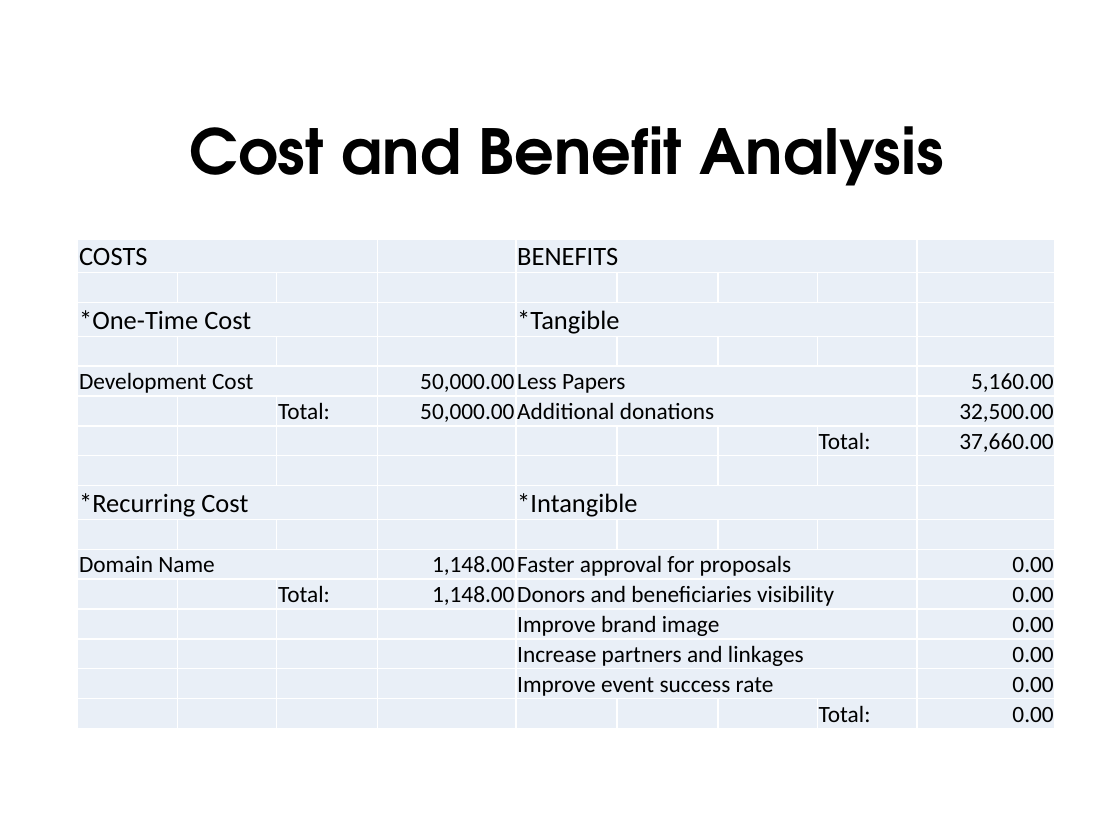
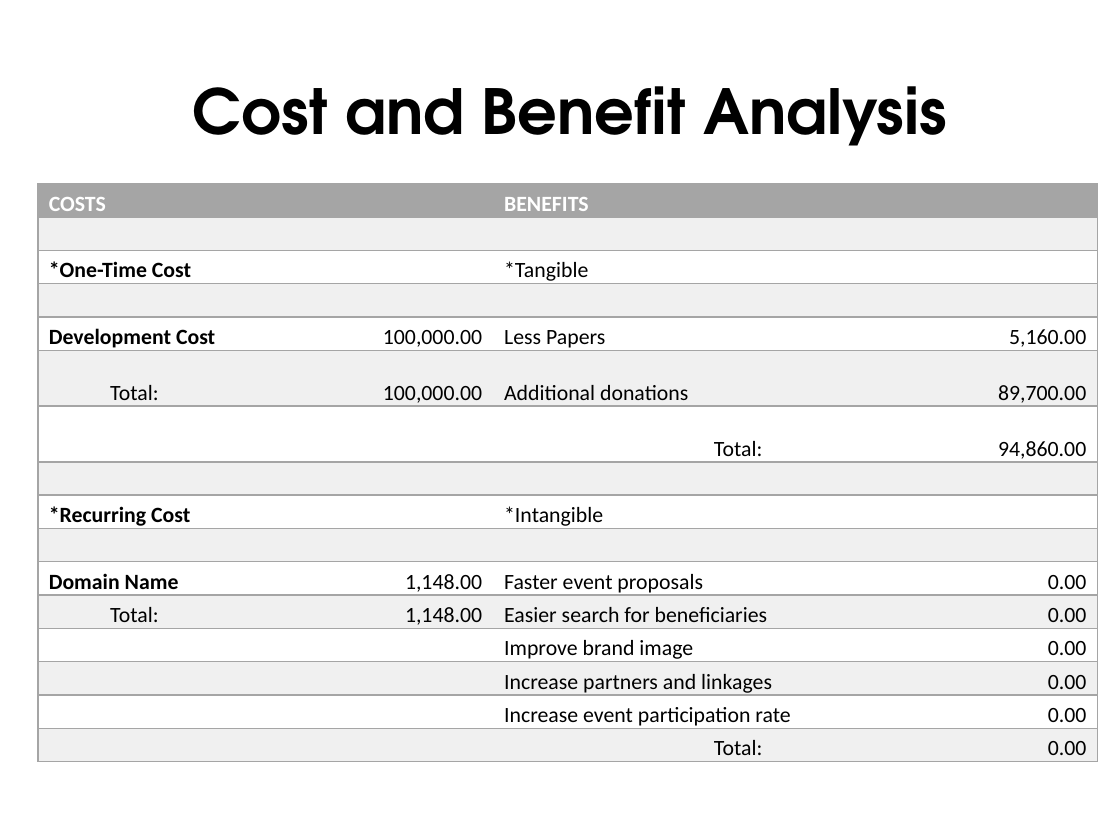
Before and after one commit to sergeangelo21/ReCOP-ComEx, a slide deck: slide 30 of Documentation/PowerPoint.pptx (slide 25 before the commit). Drawn at 1120x840 pixels with LibreOffice and Linux fonts; fonts in the diff are those of the drawing; background and template pictures are left out. Boxes give left, top, right and bottom in pixels: in the first picture for what was removed or moved away, otherwise in the second. Text is boxed around its words. In the diff, an @@ line names an element or a change of style, - is before the commit and + after.

Commit message:
update powerpoint
.

```diff
--- a/Documentation/PowerPoint.pptx
+++ b/Documentation/PowerPoint.pptx
@@ title "Cost and Benefit Analysis" moved from (x1=190, y1=126, x2=943, y2=186) to (x1=193, y1=86, x2=946, y2=146) @@
@@ table at (x1=38, y1=184, x2=1095, y2=766) @@
-row 5, column 4: 50,000.00
+row 5, column 4: 100,000.00
-row 6, column 4: 50,000.00
+row 6, column 4: 100,000.00
-row 6, column 9: 32,500.00
+row 6, column 9: 89,700.00
-row 7, column 9: 37,660.00
+row 7, column 9: 94,860.00
-row 11, column 5: Faster approval for proposals
+row 11, column 5: Faster event proposals
-row 12, column 5: Donors and beneficiaries visibility
+row 12, column 5: Easier search for beneficiaries
-row 15, column 5: Improve event success rate
+row 15, column 5: Increase event participation rate
@@ fill #EAEFF7 to #A5A5A5 in 4 cells @@
@@ fill #EAEFF7 to #F0F0F0 in 63 cells @@
@@ fill #EAEFF7 to #FFFFFF in 37 cells @@
@@ size 17 to 14 pt in "COSTS", "BENEFITS", "*One-Time Cost", "*Tangible" and 2 more places @@
@@ text colour #000000 to #FFFFFF in "COSTS", "BENEFITS" @@
@@ bold on in "COSTS", "BENEFITS", "*One-Time Cost", "Development Cost" and 2 more places @@
@@ size 15 to 14 pt in "Development Cost", "Less Papers", "5,160.00", "Total:" and 15 more places @@
@@ line spacing 1 to 1.07 @@
@@ borders changed @@
@@ table resized from (x1=77, y1=239, x2=1054, y2=726) to (x1=38, y1=184, x2=1095, y2=766) @@
```
Also in this commit, not shown: 15 other slides changed, 5 slides added.
